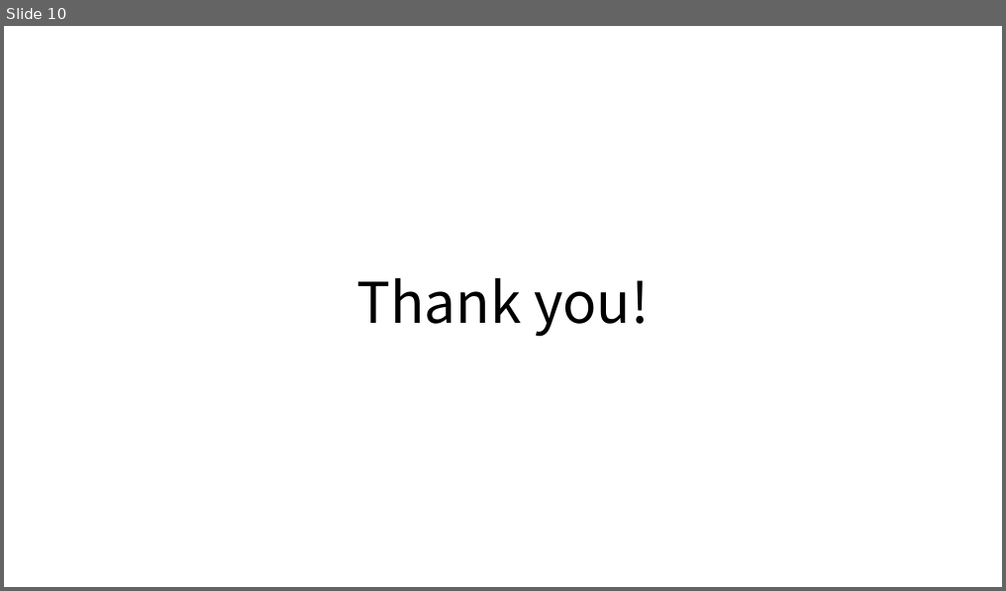
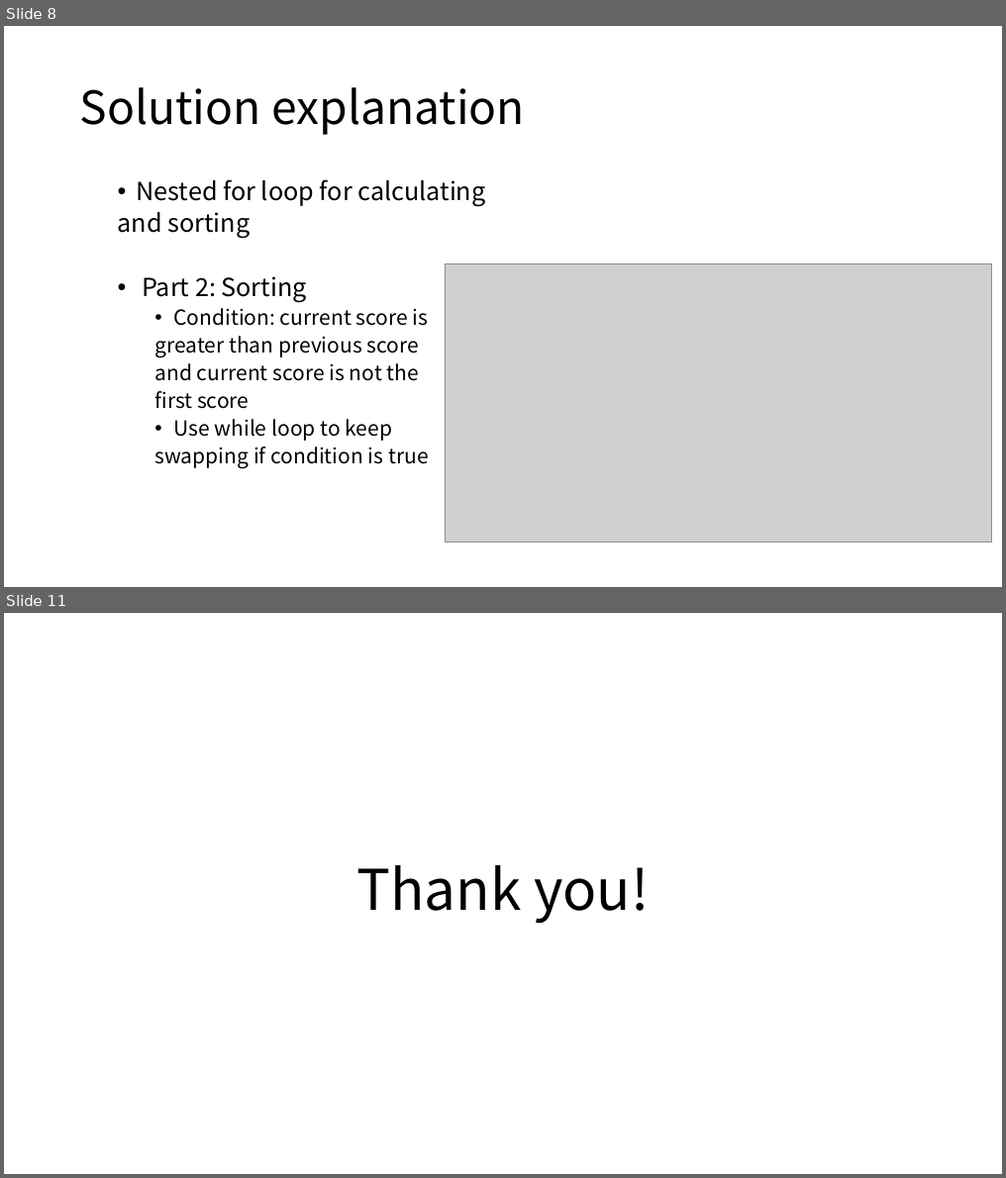
Before and after one commit to gdlee412/Problem-Solving-Techniques, a slide deck: 자료/Report template/Report for exercise or homework.pptx. Shown one above the other, each under a label of ours: slide 10 before the commit, slides 8 and 11 after it; the slides between them are not shown. The pictures are 1006x591 and 1006x1178 pixels, drawn with LibreOffice and Linux fonts; fonts in the diff are those of the drawing; grey boxes stand for pictures. Boxes give left, top, right and bottom in pixels: in the first picture for what was removed or moved away, otherwise in the second. Text is boxed around its words. In the diff, an @@ line names an element or a change of style, - is before the commit and + after.

```diff
--- a/자료/Report template/Report for exercise or homework.pptx
+++ b/자료/Report template/Report for exercise or homework.pptx
@@ slide 8 added at [4,26,1002,587], background #FFFFFF @@
@@ title added at [80,87,525,135], 44 pt, text #000000 @@
+Solution explanation
@@ text added at [118,179,486,469], 20 pt, text #000000 @@
+  • Nested for loop for calculating
+  and sorting
+  • Part 2: Sorting
+    • Condition: current score is
+    greater than previous score
+    and current score is not the
+    first score
+    • Use while loop to keep
+    swapping if condition is true
@@ picture added at [446,264,991,543] @@
@@ what was slide 10 is now slide 11 @@
```
Also in this commit, not shown: 4 slides changed, 5 other slides added, 5 slides removed, 1 other file.
